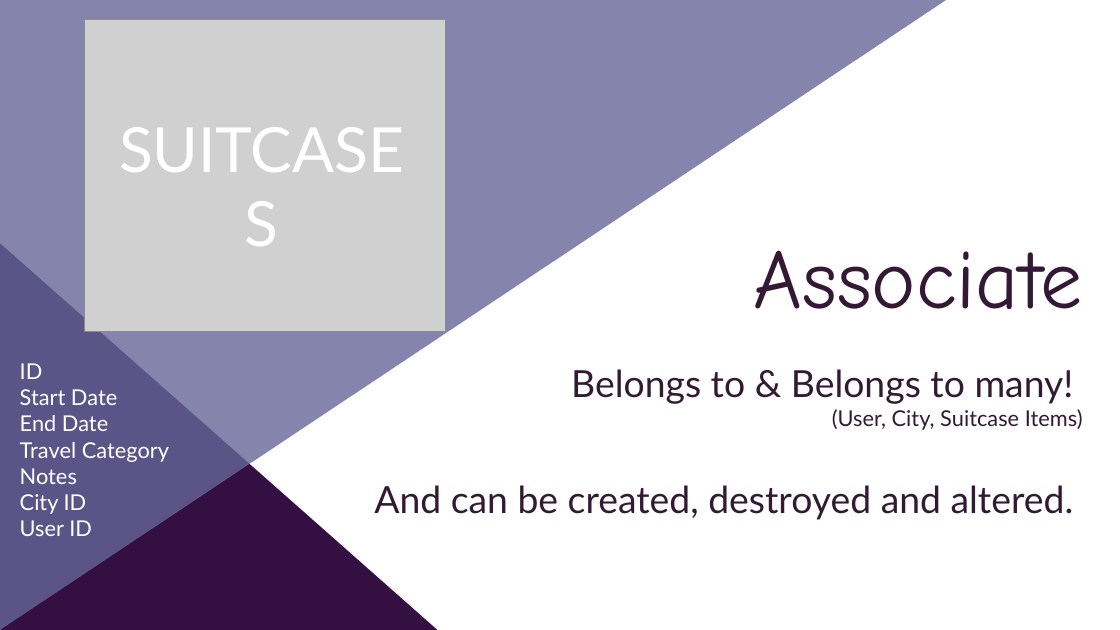
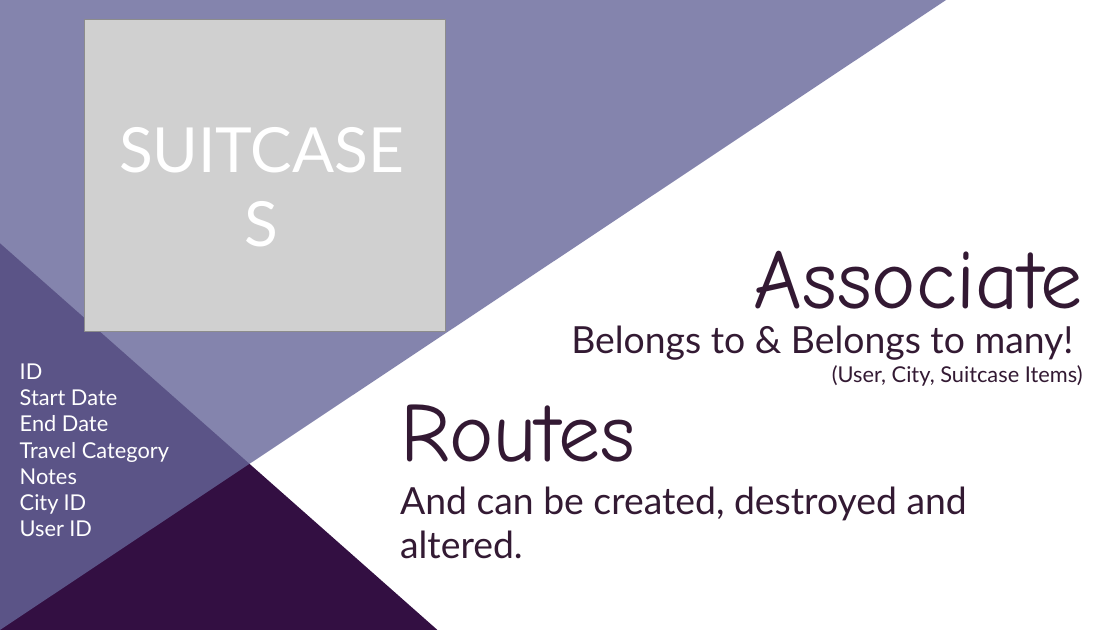
Before and after one commit to v-maxjohnson/Wander-Must, a slide deck: slide 8 of app/public/assets/img/WanderMust_Presentation.pptx. Drawn at 1120x630 pixels with LibreOffice and Linux fonts; fonts in the diff are those of the drawing; grey boxes stand for pictures. Boxes give left, top, right and bottom in pixels: in the first picture for what was removed or moved away, otherwise in the second. Text is boxed around its words. In the diff, an @@ line names an element or a change of style, - is before the commit and + after.

```diff
--- a/app/public/assets/img/WanderMust_Presentation.pptx
+++ b/app/public/assets/img/WanderMust_Presentation.pptx
@@ text "Belongs to & Belongs to ...": place and size @@
-text "Belongs to & Belongs to ..." at bbox=[374, 369, 1083, 520]
+text "Belongs to & Belongs to ..." at bbox=[400, 325, 1083, 521]
@@ text added at bbox=[400, 404, 635, 488], 54 pt, text #331933 @@
+Routes
@@ text at bbox=[400, 486, 967, 521]: alignment right to left @@
```
Also in this commit, not shown: 5 other slides changed, 3 slides added, 2 other files.
